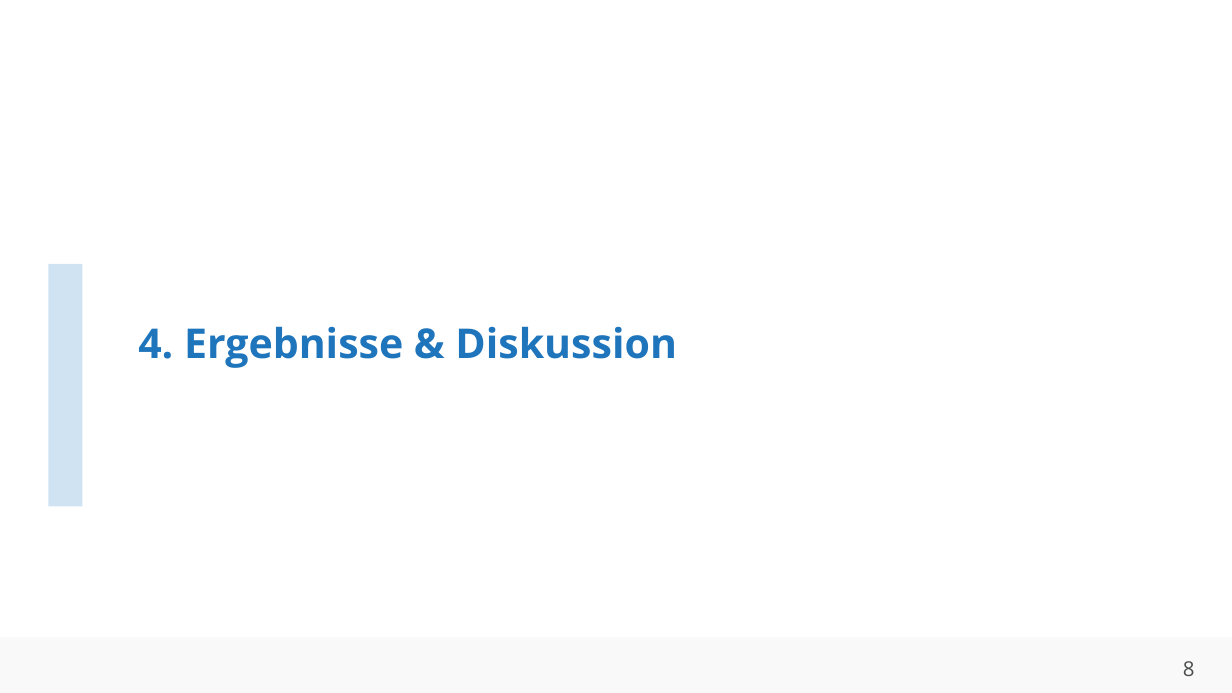
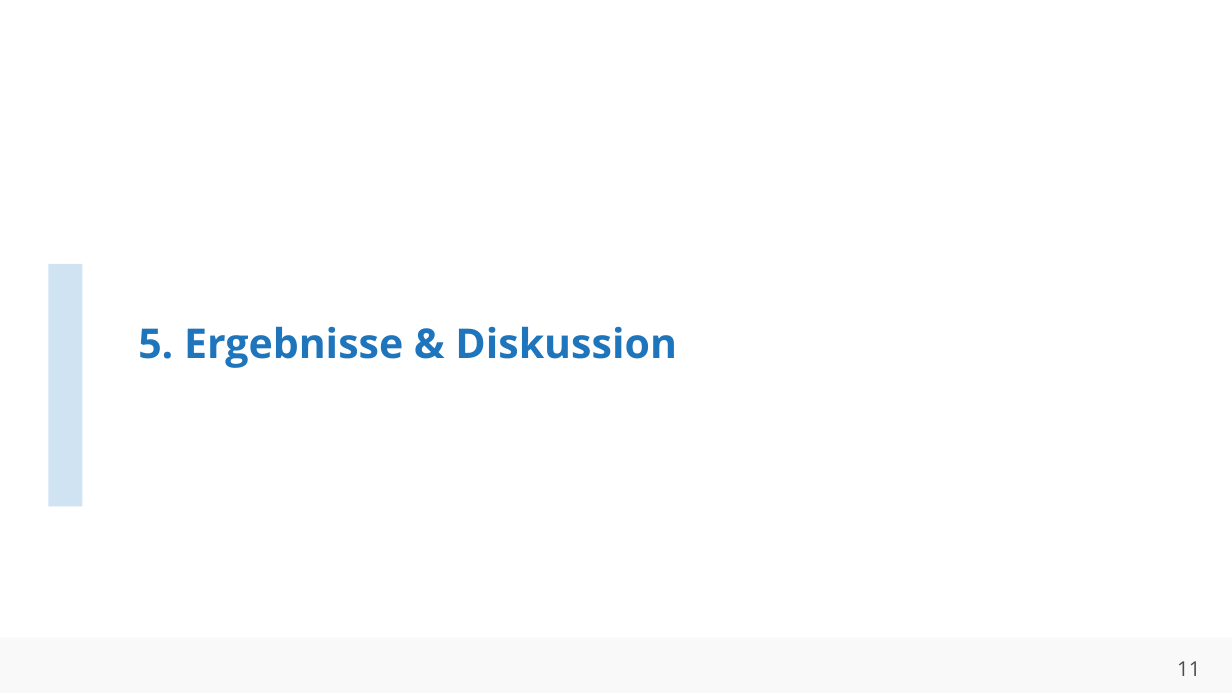
Before and after one commit to ahndavin/Abschlussarbeit_Bachelor, a slide deck: slide 11 of Kolloquium/Kolloquium.pptx (slide 8 before the commit). Drawn at 1232x693 pixels with LibreOffice and Linux fonts; fonts in the diff are those of the drawing; background and template pictures are left out. Boxes give left, top, right and bottom in pixels: in the first picture for what was removed or moved away, otherwise in the second. Text is boxed around its words. In the diff, an @@ line names an element or a change of style, - is before the commit and + after.

```diff
--- a/Kolloquium/Kolloquium.pptx
+++ b/Kolloquium/Kolloquium.pptx
@@ title at <box>138,326,677,368</box>: text changed @@
-4. Ergebnisse & Diskussion
+5. Ergebnisse & Diskussion
@@ page number at <box>1177,661,1200,676</box>: text changed @@
-8
+11
```
Also in this commit, not shown: 7 other slides changed, 4 slides added, 3 slides removed, 2 other files.
